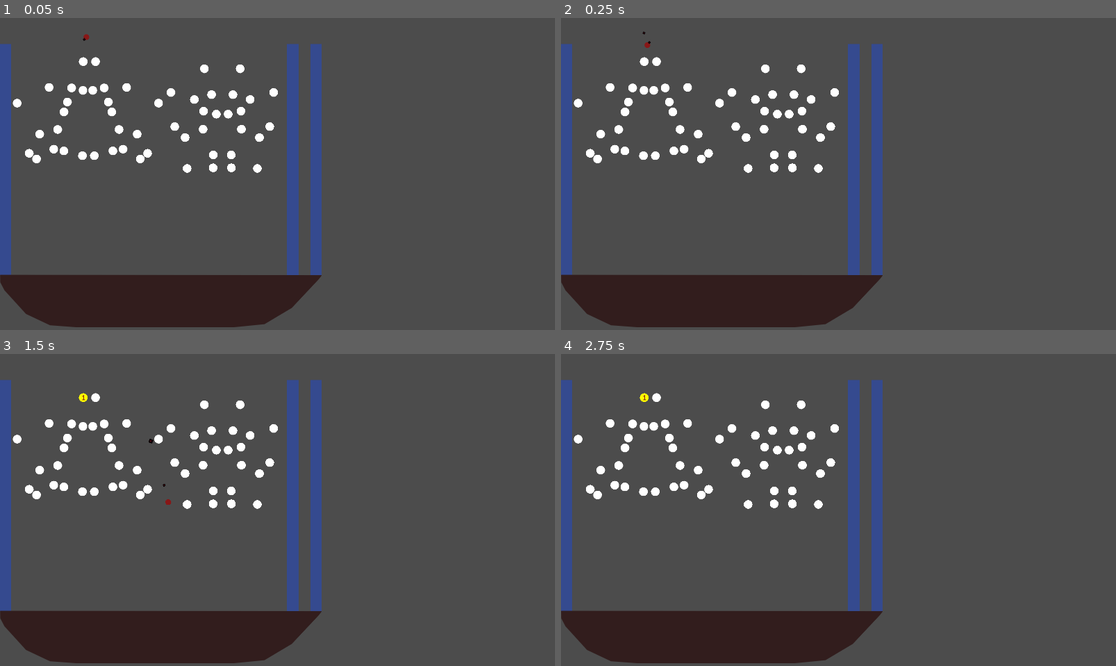
Above: before the commit, frames 1-4 (two rows, left to right).
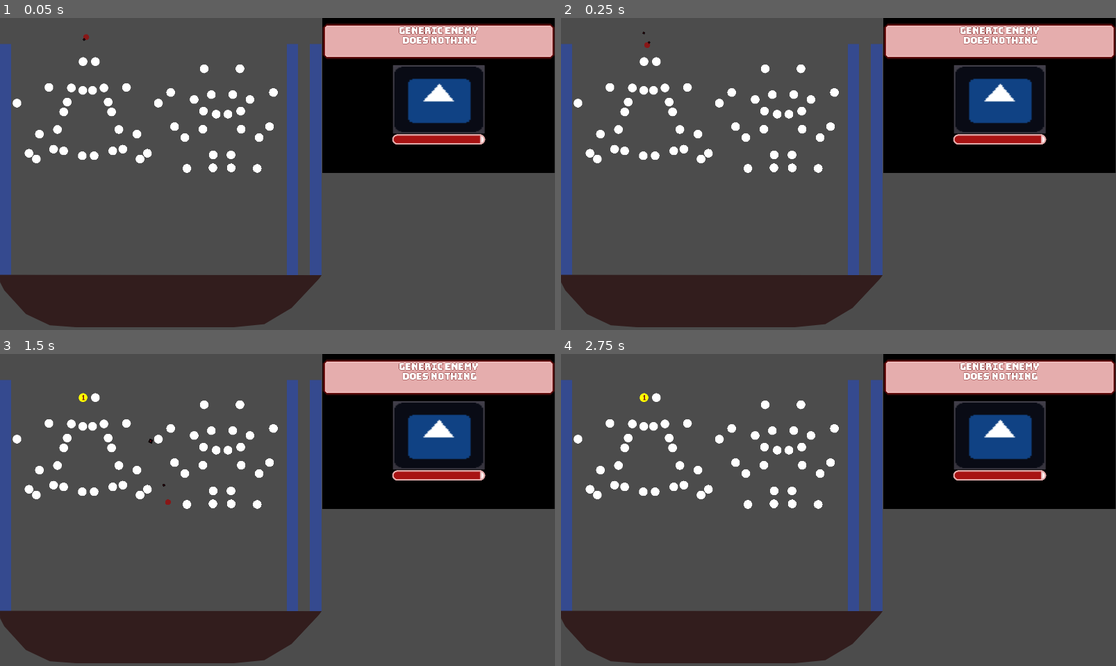
Above: after the commit, the same moments.

Repository: PaganSeaWitch/TechDemosForFunAndProfit
Game: Godot game, scene res://plinko.tscn
Two runs of this game, one before a commit and one after it. Both use one fixed random seed, a clock stepped at 60 frames per second and the inputs below. The engine's default icon, where the game draws it, is replaced by a stand-in: a white triangle on a blue panel in a dark square.
Inputs (mouse positions are in pixels of both pictures, inside the frame that each line leads up to):
- Up to frame 1 (0.05 s): no input
- Up to frame 2 (0.25 s): no input
- Up to frame 3 (1.5 s): move the mouse to (216, 450) at 0.52 s; move the mouse to (216, 503) at 1.27 s
- Up to frame 4 (2.75 s): tap Enter at 2 s; move the mouse to (805, 447) at 2.02 s

The runs differ from the first frame. In frame 1, 21% of the frame differs, in the area x 2-100%, y 0-83%; in frame 2, 21%; in frame 3, 21%; in frame 4, 21%.

Commit message:
Add files via upload

Diff:
--- /dev/null
+++ b/SCRIPTABLE OBJECTS - RESOURCES/GODOT/RESOURCES/EnemeyPanel.tscn
@@ -0,0 +1,80 @@
+[gd_scene load_steps=5 format=2]
+
+[ext_resource path="res://icon.png" type="Texture" id=1]
+[ext_resource path="res://resources/Themes/defaultTheme.tres" type="Theme" id=2]
+[ext_resource path="res://resources/Fonts/defaultFont.tres" type="DynamicFont" id=3]
+[ext_resource path="res://resources/Styles/HealthBar.gd" type="Script" id=4]
+
+[node name="EnemyPanel" type="Control"]
+anchor_right = 0.5
+anchor_bottom = 0.5
+__meta__ = {
+"_edit_use_anchors_": false
+}
+
+[node name="ColorRect" type="ColorRect" parent="."]
+anchor_right = 1.0
+anchor_bottom = 1.0
+color = Color( 0, 0, 0, 1 )
+__meta__ = {
+"_edit_use_anchors_": false
+}
+
+[node name="Panel" type="Panel" parent="."]
+anchor_left = 0.01
+anchor_top = 0.05
+anchor_right = 0.99
+anchor_bottom = 0.25
+theme = ExtResource( 2 )
+__meta__ = {
+"_edit_use_anchors_": false
+}
+
+[node name="RichTextLabel" type="RichTextLabel" parent="Panel"]
+anchor_right = 1.0
+anchor_bottom = 1.0
+theme = ExtResource( 2 )
+custom_fonts/normal_font = ExtResource( 3 )
+bbcode_enabled = true
+bbcode_text = "[center]GENERIC ENEMY
+ DOES NOTHING[/center]"
+text = "GENERIC ENEMY
+ DOES NOTHING"
+__meta__ = {
+"_edit_use_anchors_": false
+}
+
+[node name="panel" type="PanelContainer" parent="."]
+anchor_left = 0.3
+anchor_top = 0.3
+anchor_right = 0.7
+anchor_bottom = 0.75
+theme = ExtResource( 2 )
+__meta__ = {
+"_edit_use_anchors_": false
+}
+
+[node name="TextureRect" type="TextureRect" parent="panel"]
+margin_left = 7.0
+margin_top = 7.0
+margin_right = 377.0
+margin_bottom = 236.0
+rect_min_size = Vector2( 50, 50 )
+size_flags_horizontal = 3
+size_flags_vertical = 3
+texture = ExtResource( 1 )
+expand = true
+stretch_mode = 1
+
+[node name="ProgressBar" type="ProgressBar" parent="."]
+anchor_left = 0.3
+anchor_top = 0.752
+anchor_right = 0.7
+anchor_bottom = 0.817
+theme = ExtResource( 2 )
+value = 96.0
+percent_visible = false
+script = ExtResource( 4 )
+__meta__ = {
+"_edit_use_anchors_": false
+}
--- a/SCRIPTABLE OBJECTS - RESOURCES/GODOT/RESOURCES/plinko.tscn
+++ b/SCRIPTABLE OBJECTS - RESOURCES/GODOT/RESOURCES/plinko.tscn
@@ -1,13 +1,13 @@
-[gd_scene load_steps=6 format=2]
+[gd_scene load_steps=7 format=2]
 
 [ext_resource path="res://MISC/Peg Board/RandomPegZoneTake2.tscn" type="PackedScene" id=1]
+[ext_resource path="res://EnemeyPanel.tscn" type="PackedScene" id=2]
 [ext_resource path="res://MISC/GarbageCollector/GarbageCollector.tscn" type="PackedScene" id=3]
 [ext_resource path="res://resources/Balls/YellowPaintBall/YellowPaintBall.tscn" type="PackedScene" id=4]
 [ext_resource path="res://MISC/Wall/Wall.tscn" type="PackedScene" id=5]
 [ext_resource path="res://MISC/BallContainer/ballDropPosition.gd" type="Script" id=7]
 
 [node name="Node2D" type="Node2D"]
-position = Vector2( 0.666672, 0 )
 __meta__ = {
 "_edit_lock_": true
 }
@@ -74,3 +74,14 @@
 
 [node name="Yellow Paint Ball" parent="." instance=ExtResource( 4 )]
 position = Vector2( 298.154, 65.3325 )
+
+[node name="Control" type="Control" parent="."]
+margin_left = 1116.0
+margin_right = 1919.0
+margin_bottom = 1073.0
+__meta__ = {
+"_edit_use_anchors_": false
+}
+
+[node name="EnemyPanel" parent="Control" instance=ExtResource( 2 )]
+anchor_right = 1.0
--- a/SCRIPTABLE OBJECTS - RESOURCES/GODOT/RESOURCES/project.godot
+++ b/SCRIPTABLE OBJECTS - RESOURCES/GODOT/RESOURCES/project.godot
@@ -23,6 +23,11 @@
 "class": "BallResource",
 "language": "GDScript",
 "path": "res://resources/Balls/GenericBall/BallResource.gd"
+}, {
+"base": "Resource",
+"class": "EnemyResource",
+"language": "GDScript",
+"path": "res://resources/Enemies/EnemyResource.gd"
 }, {
 "base": "RigidBody2D",
 "class": "PachinkoBall",
@@ -73,6 +78,7 @@
 "ActionBall": "",
 "ActionBallResource": "",
 "BallResource": "",
+"EnemyResource": "",
 "PachinkoBall": "",
 "PaintBall": "",
 "PaintBallResource": "",
--- a/SCRIPTABLE OBJECTS - RESOURCES/GODOT/RESOURCES/resources/Balls/GenericBall/GenericBall.tscn
+++ b/SCRIPTABLE OBJECTS - RESOURCES/GODOT/RESOURCES/resources/Balls/GenericBall/GenericBall.tscn
@@ -1,9 +1,9 @@
-[gd_scene load_steps=11 format=2]
+[gd_scene load_steps=10 format=2]
 
 [ext_resource path="res://icon.png" type="Texture" id=1]
 [ext_resource path="res://resources/Balls/GenericBall/BALL.gd" type="Script" id=2]
 [ext_resource path="res://MISC/reallySimpleScripts/BallInfo.gd" type="Script" id=3]
-[ext_resource path="res://Fonts/preview/Preview.otf" type="DynamicFontData" id=4]
+[ext_resource path="res://resources/Fonts/defaultFont.tres" type="DynamicFont" id=4]
 [ext_resource path="res://resources/Balls/GenericBall/GenericBallResource.tres" type="Resource" id=5]
 [ext_resource path="res://MISC/reallySimpleScripts/addText.gd" type="Script" id=6]
 [ext_resource path="res://MISC/reallySimpleScripts/addTexture.gd" type="Script" id=7]
@@ -13,14 +13,9 @@
 
 [sub_resource type="SphereMesh" id=2]
 
-[sub_resource type="DynamicFont" id=3]
-font_data = ExtResource( 4 )
-
 [node name="GENERIC BALL" type="Node2D"]
 
-[node name="BALL" type="RigidBody2D" parent="." groups=[
-"Ball",
-]]
+[node name="BALL" type="RigidBody2D" parent="." groups=["Ball"]]
 input_pickable = true
 contacts_reported = 5
 contact_monitor = true
@@ -81,7 +76,7 @@
 margin_top = -0.0340424
 margin_right = -0.072052
 margin_bottom = 0.240959
-custom_fonts/normal_font = SubResource( 3 )
+custom_fonts/normal_font = ExtResource( 4 )
 fit_content_height = true
 script = ExtResource( 6 )
 __meta__ = {
--- /dev/null
+++ b/SCRIPTABLE OBJECTS - RESOURCES/GODOT/RESOURCES/resources/Enemies/EnemyResource.gd
@@ -0,0 +1,28 @@
+extends Resource
+class_name EnemyResource
+
+# Declare member variables here. Examples:
+# var a = 2
+# var b = "text"
+export(String, MULTILINE) var name
+export(String, MULTILINE) var description
+export(Texture) var texture
+export(Array) var moves
+export(int) var health
+# Called when the node enters the scene tree for the first time.
+func _ready():
+	pass # Replace with function body.
+
+
+# Called every frame. 'delta' is the elapsed time since the previous frame.
+# warning-ignore:shadowed_variable
+# warning-ignore:shadowed_variable
+# warning-ignore:shadowed_variable
+# warning-ignore:shadowed_variable
+# warning-ignore:shadowed_variable
+func _init(health = 10, texture = null, moves = [], name = "", description = ""):
+	self.health = health
+	self.image = texture
+	self.moves = moves
+	self.name = name
+	self.description = description
--- /dev/null
+++ b/SCRIPTABLE OBJECTS - RESOURCES/GODOT/RESOURCES/resources/Enemies/GenericEnemyResource.tres
@@ -0,0 +1,12 @@
+[gd_resource type="Resource" load_steps=3 format=2]
+
+[ext_resource path="res://resources/Enemies/EnemyResource.gd" type="Script" id=1]
+[ext_resource path="res://icon.png" type="Texture" id=2]
+
+[resource]
+script = ExtResource( 1 )
+name = "Evil Guy"
+description = "Does Evil"
+texture = ExtResource( 2 )
+moves = [  ]
+health = 100
--- /dev/null
+++ b/SCRIPTABLE OBJECTS - RESOURCES/GODOT/RESOURCES/resources/Fonts/defaultFont.tres
@@ -0,0 +1,9 @@
+[gd_resource type="DynamicFont" load_steps=2 format=2]
+
+[ext_resource path="res://Fonts/preview/Preview.otf" type="DynamicFontData" id=1]
+
+[resource]
+size = 32
+outline_size = 1
+outline_color = Color( 0.47451, 0.0901961, 0.0901961, 1 )
+font_data = ExtResource( 1 )
--- a/SCRIPTABLE OBJECTS - RESOURCES/GODOT/RESOURCES/resources/Pegs/Yellow Peg/YellowPeg.tscn
+++ b/SCRIPTABLE OBJECTS - RESOURCES/GODOT/RESOURCES/resources/Pegs/Yellow Peg/YellowPeg.tscn
@@ -1,7 +1,8 @@
-[gd_scene load_steps=5 format=2]
+[gd_scene load_steps=6 format=2]
 
 [ext_resource path="res://resources/Pegs/Generic Peg/PEG.tscn" type="PackedScene" id=1]
 [ext_resource path="res://resources/Pegs/Yellow Peg/YellowPeg.gd" type="Script" id=2]
+[ext_resource path="res://resources/Themes/defaultTheme.tres" type="Theme" id=3]
 
 [sub_resource type="Gradient" id=1]
 resource_local_to_scene = true
@@ -17,3 +18,6 @@
 
 [node name="StaticBody2D" parent="CollisionShape2D" index="1"]
 texture = SubResource( 2 )
+
+[node name="RichTextLabel" parent="Control" index="0"]
+theme = ExtResource( 3 )
--- /dev/null
+++ b/SCRIPTABLE OBJECTS - RESOURCES/GODOT/RESOURCES/resources/Styles/HealthBar.gd
@@ -0,0 +1,6 @@
+extends ProgressBar
+
+var styleboxEdge = load("res://resources/Styles/progressBarForegrounEdge.tres")
+func _process(delta):
+	if(self.ratio <= .96):
+		self.add_stylebox_override("fg", styleboxEdge)
--- /dev/null
+++ b/SCRIPTABLE OBJECTS - RESOURCES/GODOT/RESOURCES/resources/Styles/defaultDisabledStyle.tres
@@ -0,0 +1,15 @@
+[gd_resource type="StyleBoxFlat" format=2]
+
+[resource]
+bg_color = Color( 0.192157, 0.184314, 0.258824, 1 )
+border_width_left = 5
+border_width_top = 5
+border_width_right = 5
+border_width_bottom = 5
+border_color = Color( 0.172549, 0.164706, 0.223529, 1 )
+border_blend = true
+corner_radius_top_left = 10
+corner_radius_top_right = 10
+corner_radius_bottom_right = 10
+corner_radius_bottom_left = 10
+corner_detail = 5
--- /dev/null
+++ b/SCRIPTABLE OBJECTS - RESOURCES/GODOT/RESOURCES/resources/Styles/defaultFlatStyle.tres
@@ -0,0 +1,16 @@
+[gd_resource type="StyleBoxFlat" format=2]
+
+[resource]
+bg_color = Color( 0.423529, 0.388235, 0.662745, 1 )
+border_width_left = 5
+border_width_top = 5
+border_width_right = 5
+border_width_bottom = 5
+border_color = Color( 0.466667, 0.403922, 0.894118, 1 )
+border_blend = true
+corner_radius_top_left = 10
+corner_radius_top_right = 10
+corner_radius_bottom_right = 10
+corner_radius_bottom_left = 10
+corner_detail = 5
+shadow_size = 5
--- /dev/null
+++ b/SCRIPTABLE OBJECTS - RESOURCES/GODOT/RESOURCES/resources/Styles/panelStyle.tres
@@ -0,0 +1,17 @@
+[gd_resource type="StyleBoxFlat" format=2]
+
+[resource]
+bg_color = Color( 0.901961, 0.682353, 0.682353, 1 )
+border_width_left = 5
+border_width_top = 5
+border_width_right = 5
+border_width_bottom = 5
+border_color = Color( 0.94902, 0.760784, 0.760784, 1 )
+border_blend = true
+corner_radius_top_left = 6
+corner_radius_top_right = 6
+corner_radius_bottom_right = 6
+corner_radius_bottom_left = 6
+corner_detail = 1
+shadow_color = Color( 0.858824, 0.121569, 0.121569, 0.6 )
+shadow_size = 10
--- /dev/null
+++ b/SCRIPTABLE OBJECTS - RESOURCES/GODOT/RESOURCES/resources/Styles/progressBarBackgroundStyle.tres
@@ -0,0 +1,14 @@
+[gd_resource type="StyleBoxFlat" format=2]
+
+[resource]
+bg_color = Color( 1, 0.945098, 0.945098, 1 )
+border_width_left = 5
+border_width_top = 5
+border_width_right = 5
+border_width_bottom = 5
+border_color = Color( 0.901961, 0.682353, 0.682353, 1 )
+corner_radius_top_left = 20
+corner_radius_top_right = 20
+corner_radius_bottom_right = 20
+corner_radius_bottom_left = 20
+corner_detail = 12
--- /dev/null
+++ b/SCRIPTABLE OBJECTS - RESOURCES/GODOT/RESOURCES/resources/Styles/progressBarForegrounEdge.tres
@@ -0,0 +1,12 @@
+[gd_resource type="StyleBoxFlat" format=2]
+
+[resource]
+bg_color = Color( 0.662745, 0.0784314, 0.0784314, 1 )
+border_width_left = 5
+border_width_top = 5
+border_width_right = 5
+border_width_bottom = 5
+border_color = Color( 0.901961, 0.682353, 0.682353, 1 )
+corner_radius_top_left = 20
+corner_radius_bottom_left = 20
+corner_detail = 12
--- /dev/null
+++ b/SCRIPTABLE OBJECTS - RESOURCES/GODOT/RESOURCES/resources/Styles/progressBarForegroundRound.tres
@@ -0,0 +1,13 @@
+[gd_resource type="StyleBoxFlat" format=2]
+
+[resource]
+bg_color = Color( 0.662745, 0.0784314, 0.0784314, 1 )
+border_width_left = 5
+border_width_top = 5
+border_width_right = 5
+border_width_bottom = 5
+border_color = Color( 0.901961, 0.682353, 0.682353, 1 )
+corner_radius_top_left = 20
+corner_radius_top_right = 20
+corner_radius_bottom_right = 20
+corner_radius_bottom_left = 20
--- /dev/null
+++ b/SCRIPTABLE OBJECTS - RESOURCES/GODOT/RESOURCES/resources/Themes/defaultTheme.tres
@@ -0,0 +1,22 @@
+[gd_resource type="Theme" load_steps=7 format=2]
+
+[ext_resource path="res://resources/Fonts/defaultFont.tres" type="DynamicFont" id=1]
+[ext_resource path="res://resources/Styles/defaultFlatStyle.tres" type="StyleBox" id=2]
+[ext_resource path="res://resources/Styles/defaultDisabledStyle.tres" type="StyleBox" id=3]
+[ext_resource path="res://resources/Styles/panelStyle.tres" type="StyleBox" id=4]
+[ext_resource path="res://resources/Styles/progressBarBackgroundStyle.tres" type="StyleBox" id=6]
+[ext_resource path="res://resources/Styles/progressBarForegroundRound.tres" type="StyleBox" id=7]
+
+[resource]
+default_font = ExtResource( 1 )
+Button/colors/font_color = Color( 0.952941, 0.603922, 0.603922, 1 )
+Button/colors/font_color_focus = Color( 0.611765, 0.223529, 0.623529, 1 )
+Button/colors/font_color_hover = Color( 0.611765, 0.223529, 0.623529, 1 )
+Button/colors/font_color_pressed = Color( 0.27451, 0.0156863, 0.207843, 1 )
+Button/styles/disabled = ExtResource( 3 )
+Button/styles/hover = ExtResource( 2 )
+Button/styles/normal = ExtResource( 2 )
+Button/styles/pressed = ExtResource( 2 )
+Panel/styles/panel = ExtResource( 4 )
+ProgressBar/styles/bg = ExtResource( 6 )
+ProgressBar/styles/fg = ExtResource( 7 )
